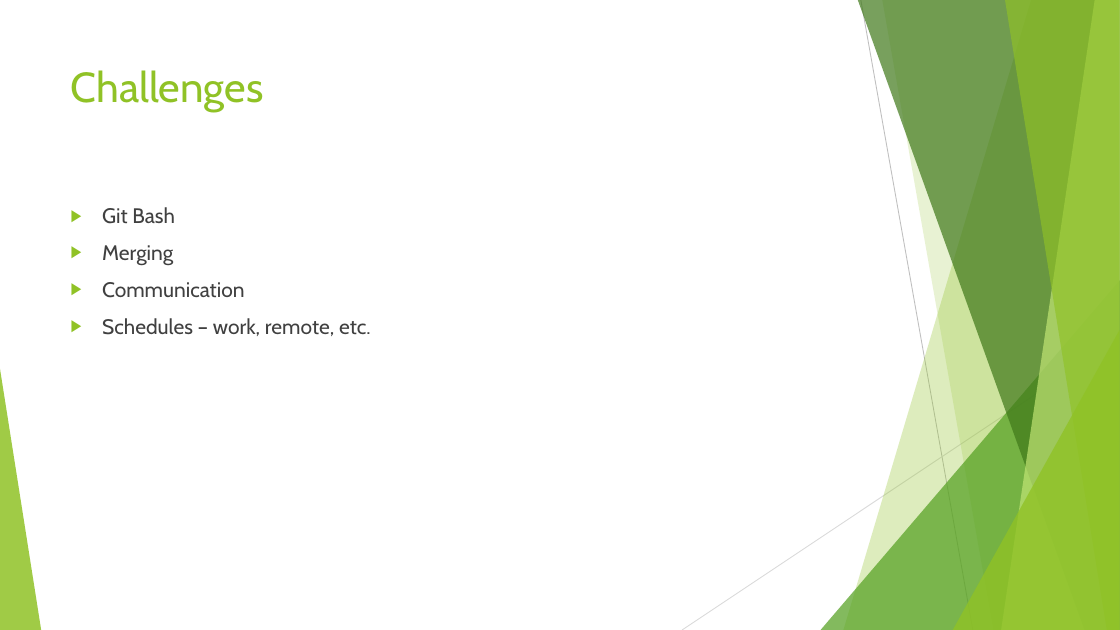
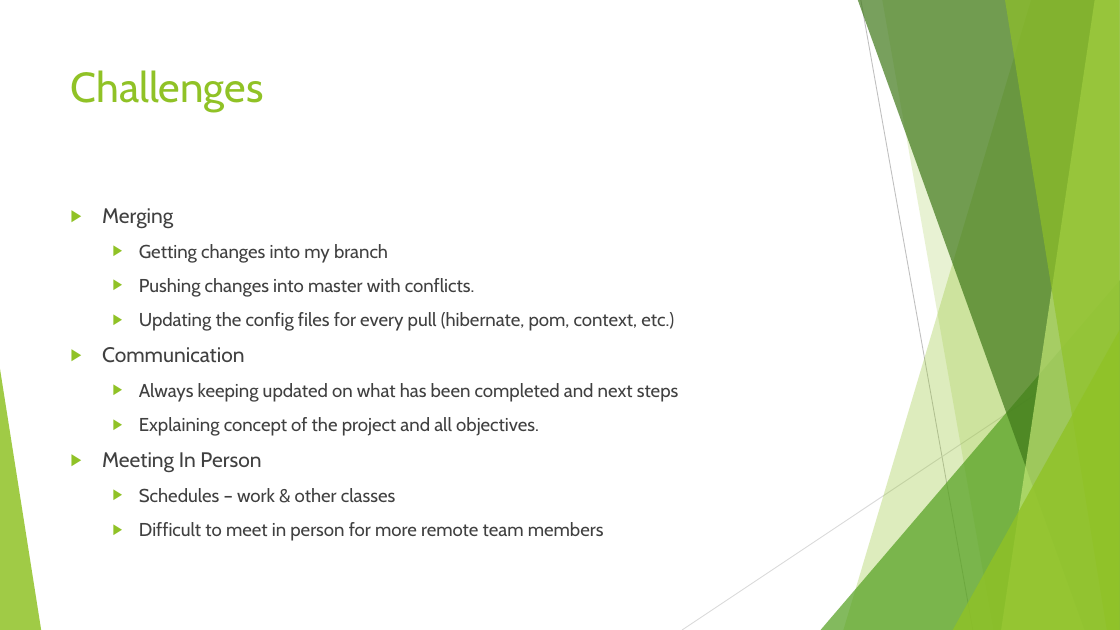
Before and after one commit to dennisfhelt/Phonebook, a slide deck: slide 4 of Presentation.pptx. Drawn at 1120x630 pixels with LibreOffice and Linux fonts; fonts in the diff are those of the drawing. Boxes give left, top, right and bottom in pixels: in the first picture for what was removed or moved away, otherwise in the second. Text is boxed around its words. In the diff, an @@ line names an element or a change of style, - is before the commit and + after.

```diff
--- a/Presentation.pptx
+++ b/Presentation.pptx
@@ text at bbox=[102, 207, 175, 224]: paragraph removed @@
-▶ Git Bash
@@ text at bbox=[139, 244, 674, 331]: paragraphs added @@
+  ▶ Getting changes into my branch
+  ▶ Pushing changes into master with conflicts.
+  ▶ Updating the config files for every pull (hibernate, pom, context, etc.)
@@ text at bbox=[102, 383, 678, 541]: text changed; size 18 to 16 pt @@
-▶ Schedules – work, remote, etc.
+  ▶ Always keeping updated on what has been completed and next steps
+  ▶ Explaining concept of the project and all objectives.
+▶ Meeting In Person
+  ▶ Schedules – work & other classes
+  ▶ Difficult to meet in person for more remote team members
```
Also in this commit, not shown: 1 other slide changed, 2 slides added.
